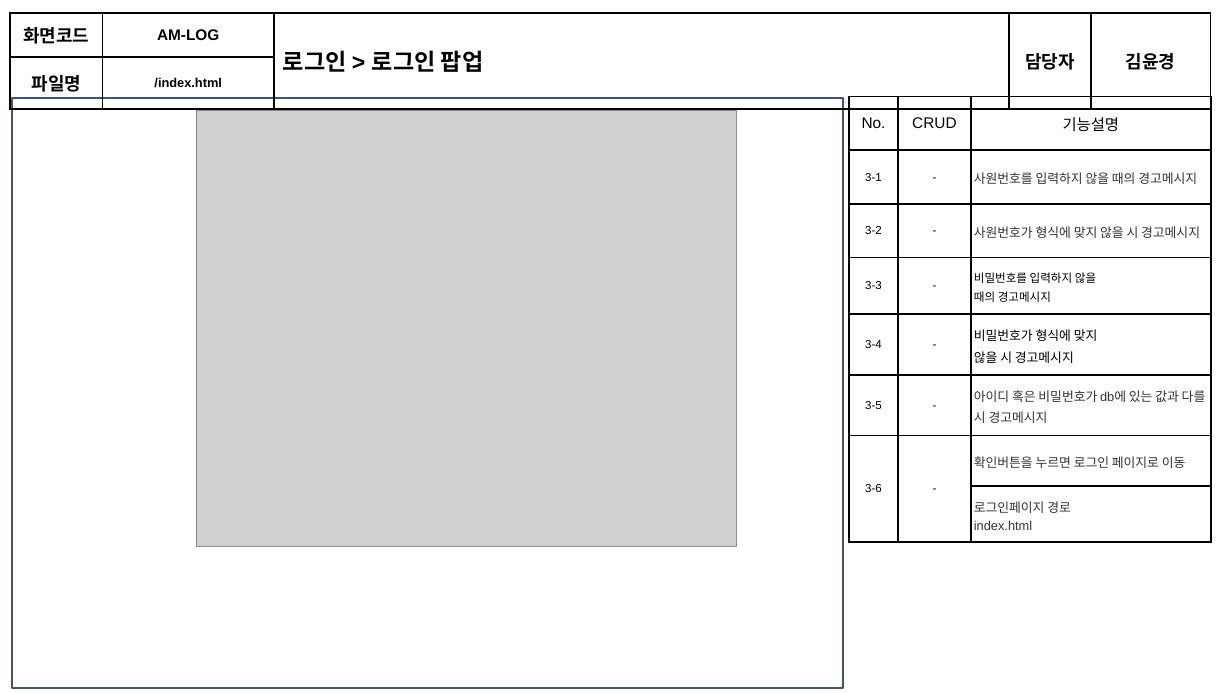
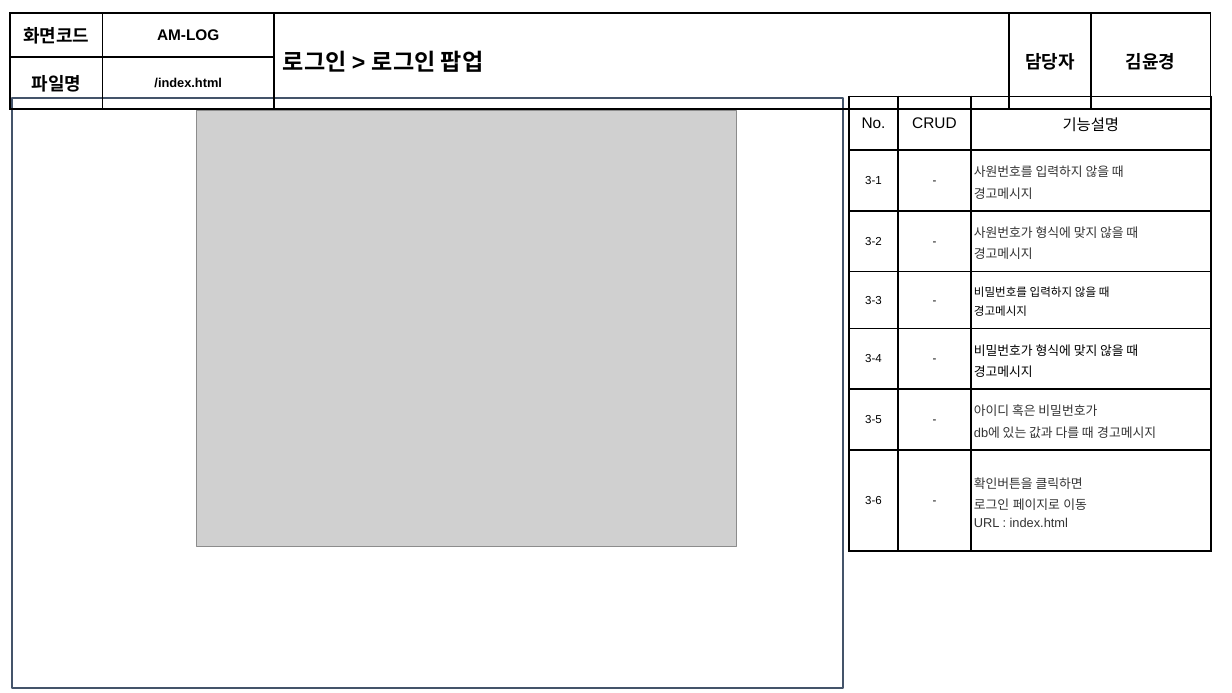
Before and after one commit to soulluna/-6th-_cosmo_1th_group, a slide deck: slide 3 of 작업완료포트폴리오/4. 화면설계서/[6기]1조_화면설계서_V1.5.pptx (slide 4 before the commit). Drawn at 1232x693 pixels with LibreOffice and Linux fonts; fonts in the diff are those of the drawing; grey boxes stand for pictures. Boxes give left, top, right and bottom in pixels: in the first picture for what was removed or moved away, otherwise in the second. Text is boxed around its words. In the diff, an @@ line names an element or a change of style, - is before the commit and + after.

```diff
--- a/작업완료포트폴리오/4. 화면설계서/[6기]1조_화면설계서_V1.5.pptx
+++ b/작업완료포트폴리오/4. 화면설계서/[6기]1조_화면설계서_V1.5.pptx
@@ table at (849,97,1211,531) @@
-row 2: 3-1 | - | 사원번호를 입력하지 않을 때의 경고메시지
-row 3: 3-2 | - | 사원번호가 형식에 맞지 않을 시 경고메시지
-row 4: 3-3 | - | 비밀번호를 입력하지 않을 / 때의 경고메시지
-row 5: 3-4 | - | 비밀번호가 형식에 맞지 / 않을 시 경고메시지
-row 6: 3-5 | - | 아이디 혹은 비밀번호가 db에 있는 값과 다를 시 경고메시지
-row 7: 3-6 | - | 확인버튼을 누르면 로그인 페이지로 이동
-row 8:  |  | 로그인페이지 경로 / index.html
+row 2: 3-1 | - | 사원번호를 입력하지 않을 때 / 경고메시지
+row 3: 3-2 | - | 사원번호가 형식에 맞지 않을 때 / 경고메시지
+row 4: 3-3 | - | 비밀번호를 입력하지 않을 때 / 경고메시지
+row 5: 3-4 | - | 비밀번호가 형식에 맞지 않을 때 / 경고메시지
+row 6: 3-5 | - | 아이디 혹은 비밀번호가 / db에 있는 값과 다를 때 경고메시지
+row 7: 3-6 | - | 확인버튼을 클릭하면 / 로그인 페이지로 이동 / URL : index.html
```
Also in this commit, not shown: 48 other slides changed, 1 slide removed, 31 other files.
